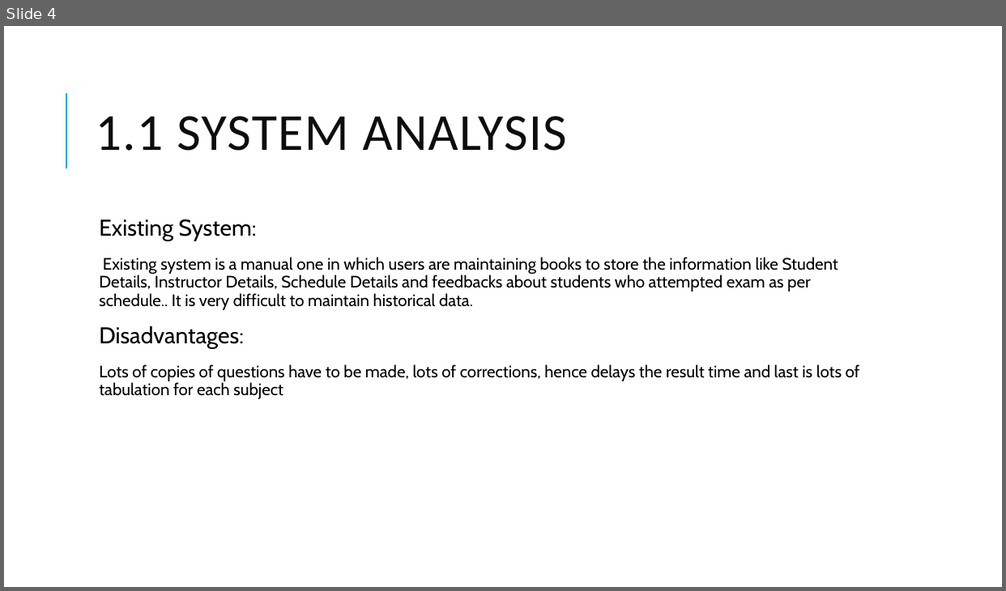
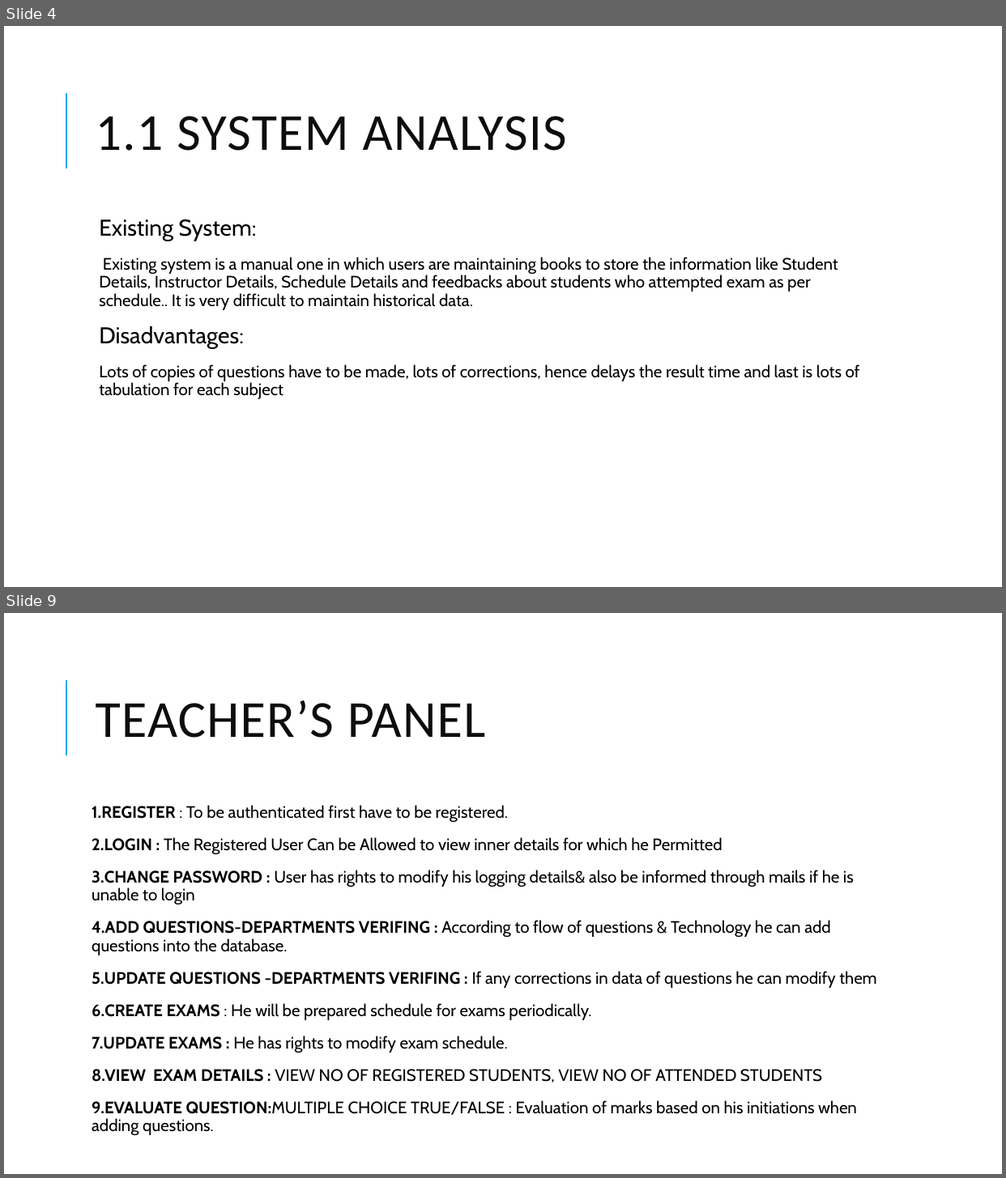
Before and after one commit to adarshdwivedi123/projectchecking, a slide deck: Project Presentation.pptx. Shown one above the other, each under a label of ours: slide 4 before the commit, slides 4 and 9 after it; the slides between them are not shown. The pictures are 1006x591 and 1006x1178 pixels, drawn with LibreOffice and Linux fonts; fonts in the diff are those of the drawing. Boxes give left, top, right and bottom in pixels: in the first picture for what was removed or moved away, otherwise in the second. Text is boxed around its words. In the diff, an @@ line names an element or a change of style, - is before the commit and + after.

```diff
--- a/Project Presentation.pptx
+++ b/Project Presentation.pptx
@@ slide 9 added at bbox=[4, 613, 1002, 1174], background #FFFFFF; not listed: 1 template element that a slide beside it also shows @@
@@ title added at bbox=[96, 700, 485, 738], 50 pt, text #0D0D0D @@
+TEACHER’S PANEL
@@ text added at bbox=[91, 805, 876, 1135], 16 pt, text #000000 @@
+1.REGISTER : To be authenticated first have to be registered.
+2.LOGIN : The Registered User Can be Allowed to view inner details for which he Permitted
+3.CHANGE PASSWORD : User has rights to modify his logging details& also be informed through mails if he is unable to login
+4.ADD QUESTIONS-DEPARTMENTS VERIFING : According to flow of questions & Technology he can add questions into the database.
+5.UPDATE QUESTIONS -DEPARTMENTS VERIFING : If any corrections in data of questions he can modify them
+6.CREATE EXAMS : He will be prepared schedule for exams periodically.
+7.UPDATE EXAMS : He has rights to modify exam schedule.
+8.VIEW EXAM DETAILS : VIEW NO OF REGISTERED STUDENTS, VIEW NO OF ATTENDED STUDENTS
+9.EVALUATE QUESTION:MULTIPLE CHOICE TRUE/FALSE : Evaluation of marks based on his initiations when adding questions.
```
Also in this commit, not shown: 1 slide changed, 4 other slides added.
